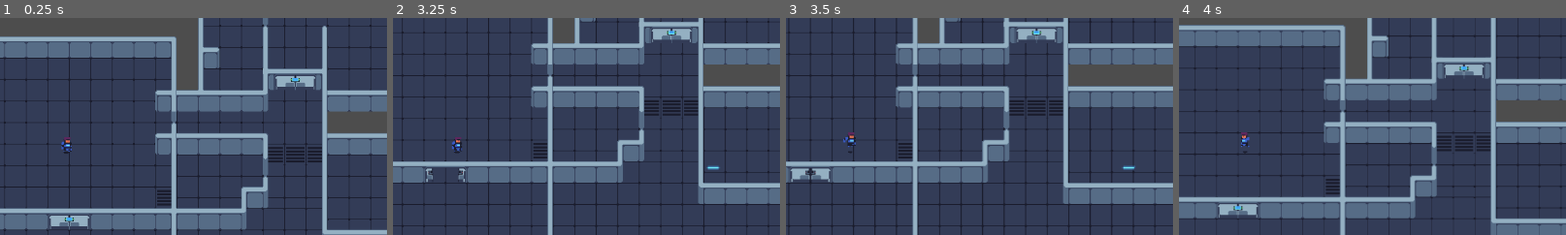
Above: before the commit, frames 1-4 (left to right).
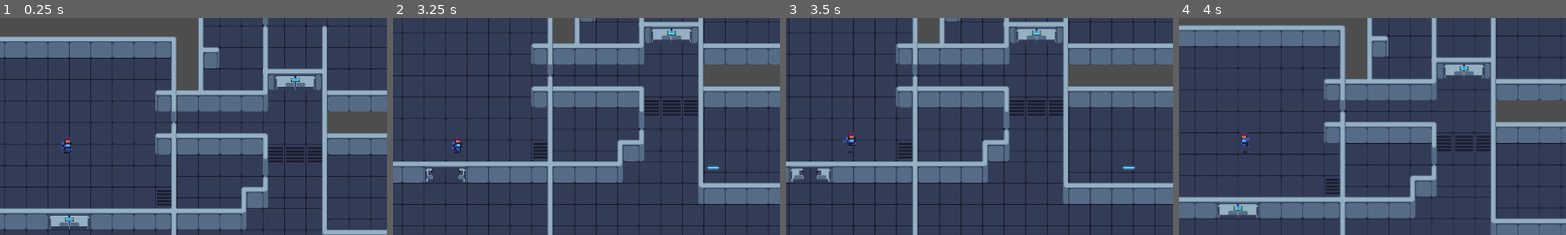
Above: after the commit, the same moments.

Repository: GerardinClement/Gamejam_forge
Game: Godot game, scene res://tile_map.tscn
Same seed, same stepped clock (60 frames per second), same inputs: the game is played once before the commit and once after it.
Inputs (mouse positions are % of the whole screen's width and height, from its top left):
- Up to frame 1 (0.25 s): no input
- Up to frame 2 (3.25 s): tap Enter at 0.5 s; move the mouse to (45, 70) at 0.52 s; move the mouse to (80, 65) at 1.27 s; move the mouse to (20, 35) at 2.02 s; move the mouse to (55, 50) at 2.77 s
- Up to frame 3 (3.5 s): no input
- Up to frame 4 (4 s): move the mouse to (35, 25) at 3.52 s
The pictures show only the part of the screen within x 41-91%, y 21-71%; the shares and areas given below are measured in that part.

Frames 1-2 are identical in both runs. In frame 3, 0.3% of the frame differs, in the area x 2-11%, y 69-75%; in frame 4, nothing differs.

Commit message:
doors are functionnal

Diff:
--- a/large_door.tscn
+++ b/large_door.tscn
@@ -68,7 +68,7 @@
 }]
 
 [sub_resource type="CapsuleShape2D" id="CapsuleShape2D_peabt"]
-radius = 23.0
+radius = 28.0
 height = 96.0
 
 [node name="Door" type="StaticBody2D"]
@@ -81,10 +81,10 @@
 sprite_frames = SubResource("SpriteFrames_5pgd7")
 animation = &"large_door_closed"
 
-[node name="player_detector" type="Area2D" parent="."]
+[node name="player_detection" type="Area2D" parent="."]
 
-[node name="CollisionShape2D" type="CollisionShape2D" parent="player_detector"]
+[node name="CollisionShape2D" type="CollisionShape2D" parent="player_detection"]
 shape = SubResource("CapsuleShape2D_peabt")
 
-[connection signal="body_entered" from="player_detector" to="." method="_on_player_detector_body_entered"]
-[connection signal="body_exited" from="player_detector" to="." method="_on_player_detector_body_exited"]
+[connection signal="body_entered" from="player_detection" to="." method="_on_player_detector_body_entered"]
+[connection signal="body_exited" from="player_detection" to="." method="_on_player_detector_body_exited"]
